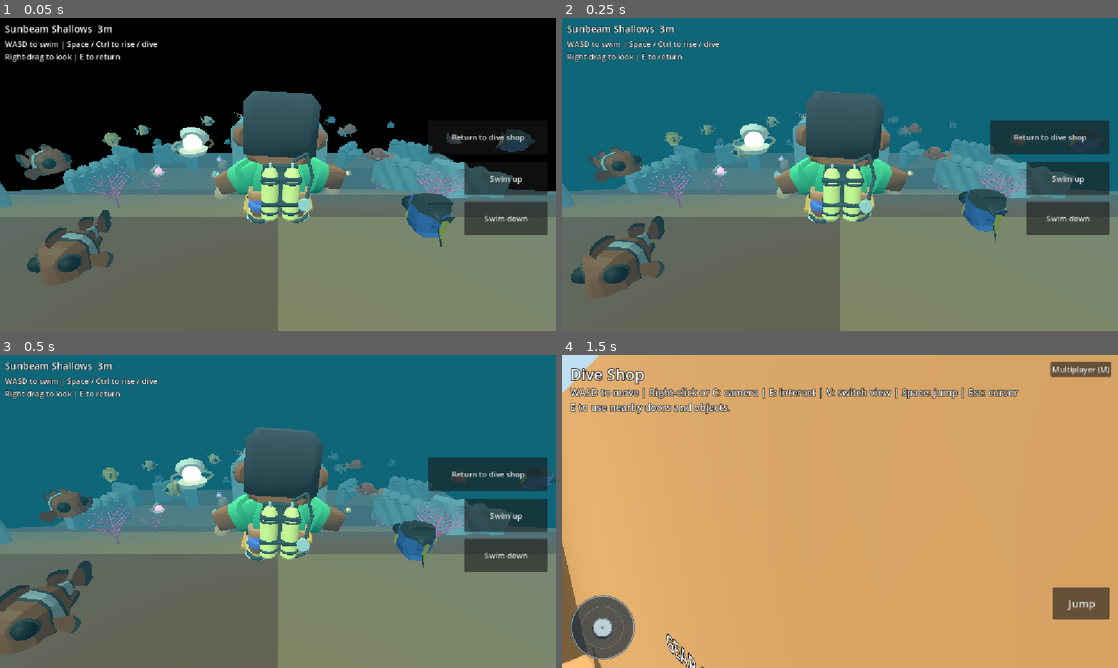
Above: before the commit, frames 1-4 (two rows, left to right).
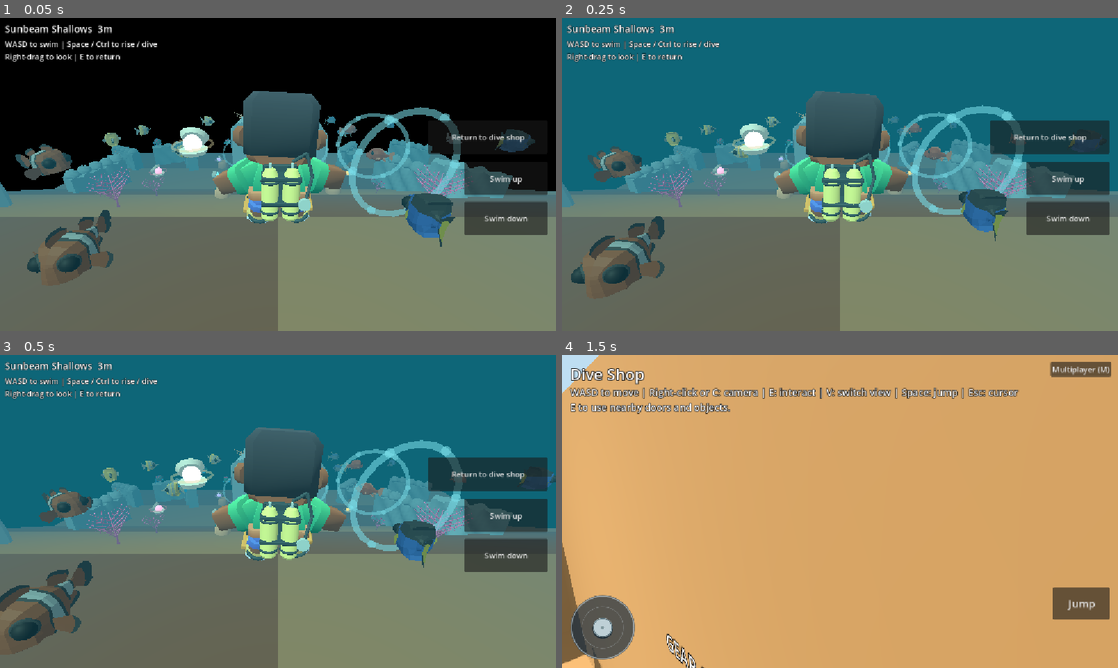
Above: after the commit, the same moments.

Repository: WillowbrookGame/willowbrook
Game: Godot game, scene res://game/scuba/reef.tscn
Two runs of this game, one before a commit and one after it. Both use one fixed random seed, a clock stepped at 60 frames per second and the inputs below. This scene is started directly instead of the project's main scene. Sound files missing from this copy of the repository are replaced by a short silence.
Inputs (mouse positions are in pixels of both pictures, inside the frame that each line leads up to):
- Up to frame 1 (0.05 s): no input
- Up to frame 2 (0.25 s): no input
- Up to frame 3 (0.5 s): no input
- Up to frame 4 (1.5 s): tap Enter at 0.5 s; move the mouse to (962, 495) at 0.52 s; hold Right (ui_right) 0.53-1.25 s; tap E at 0.6 s; click (962, 495) at 0.67 s; tap Space at 0.77 s; drag from (728, 527) to (812, 574) at 1.27 s

The runs differ from the first frame. In frame 1, 1.6% of the frame differs, in the area x 39-83%, y 28-64%; in frame 2, 1.6%; in frame 3, 1.6%; in frame 4, nothing differs.

Commit message:
Add Musical Bubble Rings swim-through trail to Scuba

Diff:
--- a/game/scuba/reef.gd
+++ b/game/scuba/reef.gd
@@ -7,6 +7,7 @@
 const DIVER=preload("res://game/scuba/diver.gd")
 const REEF_ART=preload("res://game/scuba/reef_art.gd")
 const REEF_TREASURES=preload("res://game/scuba/reef_treasures.gd")
+const REEF_RINGS=preload("res://game/scuba/reef_rings.gd")
 const STICK=preload("res://game/movement_thumbstick.gd")
 const ROUTER=preload("res://game/touch_router.gd")
 const GAMEPAD=preload("res://game/gamepad_state.gd")
@@ -32,6 +33,7 @@
 var treasure_banner: Label
 var art: Node3D
 var treasures: Node3D
+var rings: Node3D
 var _banner_time:=0.0
 var _touch=ROUTER.new()
 var _pad=GAMEPAD.new()
@@ -56,6 +58,10 @@
 	treasures.name="ReefTreasures"
 	add_child(treasures)
 	treasures.treasure_found.connect(_on_treasure_found)
+	rings=REEF_RINGS.new()
+	rings.name="ReefRings"
+	add_child(rings)
+	rings.ring_passed.connect(_on_ring_passed)
 	diver=DIVER.new()
 	diver.name="Diver"
 	diver.collision_layer=0
@@ -293,6 +299,8 @@
 	_update_camera(delta)
 	if treasures!=null:
 		treasures.check_diver(diver.position)
+	if rings!=null:
+		rings.check_diver(diver.position)
 	if _banner_time>0.0:
 		_banner_time=maxf(0.0,_banner_time-delta)
 		if _banner_time<=0.0 and treasure_banner!=null:
@@ -300,7 +308,18 @@
 	var readout:="%s  %dm" % [art.landmark(diver.position),roundi(-diver.position.y)]
 	if treasures!=null and treasures.found_count>0:
 		readout+="  ·  Treasures %d / %d" % [treasures.found_count,treasures.total_count()]
+	if rings!=null and rings.passed_count>0:
+		readout+="  ·  Rings %d / %d" % [rings.passed_count,rings.total_count()]
 	depth.text=readout
+
+
+func _on_ring_passed(passed: int, total: int, completed: bool) -> void:
+	if treasure_banner==null or not completed:
+		return
+	treasure_banner.text="Reef melody complete!  (%d / %d)" % [passed,total]
+	treasure_banner.add_theme_color_override("font_color",Color("#7bf1ff"))
+	_banner_time=3.2
+	treasure_banner.show()
 
 
 func _on_treasure_found(title: String, found: int, total: int) -> void:
--- /dev/null
+++ b/game/scuba/reef_rings.gd
@@ -0,0 +1,214 @@
+extends Node3D
+## Eight glowing Musical Bubble Rings winding through the reef and Coral Arch.
+## Pure local swim-through fun: ascending C-major scale, no fin boost, no timer.
+
+signal ring_passed(passed: int, total: int, completed: bool)
+
+const PASS_RADIUS := 2.35
+const RESET_DELAY := 4.0
+const RATE := 22050
+# C5, D5, E5, F5, G5, A5, B5, C6
+const SCALE_FREQS := [523.25, 587.33, 659.25, 698.46, 783.99, 880.00, 987.77, 1046.50]
+const RING_SPOTS: Array[Dictionary] = [
+	{"pos": Vector3(3.6, -4.0, 9.0), "yaw": 0.15},
+	{"pos": Vector3(4.5, -5.2, 4.2), "yaw": -0.35},
+	{"pos": Vector3(1.8, -6.8, -0.5), "yaw": -0.35},
+	{"pos": Vector3(0.0, -8.0, -5.7), "yaw": 0.0},
+	{"pos": Vector3(-4.5, -10.5, -10.0), "yaw": 0.45},
+	{"pos": Vector3(-3.0, -13.2, -15.5), "yaw": -0.35},
+	{"pos": Vector3(1.5, -14.0, -18.5), "yaw": -0.85},
+	{"pos": Vector3(6.5, -13.2, -21.0), "yaw": -1.1},
+]
+
+var rings: Array[Dictionary] = []
+var passed_count := 0
+var _elapsed := 0.0
+var _reset_timer := 0.0
+
+static var _hoop_mesh: TorusMesh
+static var _bead_mesh: SphereMesh
+static var _active_mat: StandardMaterial3D
+static var _passed_mat: StandardMaterial3D
+static var _note_cache: Dictionary = {}
+
+
+func _ready() -> void:
+	_ensure_shared_meshes()
+	for i in RING_SPOTS.size():
+		var spec: Dictionary = RING_SPOTS[i]
+		var node := _build_ring_node(spec)
+		add_child(node)
+		rings.append({
+			"base": spec.pos as Vector3,
+			"yaw": float(spec.yaw),
+			"node": node,
+			"hoop": node.get_node("Hoop") as MeshInstance3D,
+			"phase": float(i) * 0.85,
+			"passed": false,
+		})
+
+
+func total_count() -> int:
+	return rings.size()
+
+
+func check_diver(diver_pos: Vector3) -> void:
+	if _reset_timer > 0.0:
+		return
+	var radius_sq := PASS_RADIUS * PASS_RADIUS
+	for entry: Dictionary in rings:
+		if bool(entry.passed):
+			continue
+		var node: Node3D = entry.node
+		if diver_pos.distance_squared_to(node.position) <= radius_sq:
+			entry.passed = true
+			passed_count += 1
+			var hoop: MeshInstance3D = entry.hoop
+			hoop.material_override = _passed_mat
+			_spawn_ring_bubbles(node.position)
+			var done := passed_count >= rings.size()
+			_play_note(passed_count, done)
+			if done:
+				_reset_timer = RESET_DELAY
+			ring_passed.emit(passed_count, rings.size(), done)
+
+
+func _reset_rings() -> void:
+	passed_count = 0
+	_reset_timer = 0.0
+	for entry: Dictionary in rings:
+		entry.passed = false
+		var hoop: MeshInstance3D = entry.hoop
+		hoop.material_override = _active_mat
+
+
+func _process(delta: float) -> void:
+	_elapsed += delta
+	if _reset_timer > 0.0:
+		_reset_timer = maxf(0.0, _reset_timer - delta)
+		if _reset_timer <= 0.0:
+			_reset_rings()
+	for entry: Dictionary in rings:
+		var node: Node3D = entry.node
+		var base: Vector3 = entry.base
+		var phase: float = float(entry.phase)
+		node.position = base + Vector3(0.0, sin(_elapsed * 1.6 + phase) * 0.16, 0.0)
+
+
+static func _ensure_shared_meshes() -> void:
+	if _hoop_mesh != null:
+		return
+	_hoop_mesh = TorusMesh.new()
+	_hoop_mesh.inner_radius = 1.48
+	_hoop_mesh.outer_radius = 1.66
+	_hoop_mesh.rings = 24
+	_hoop_mesh.ring_segments = 10
+
+	_bead_mesh = SphereMesh.new()
+	_bead_mesh.radius = 0.12
+	_bead_mesh.height = 0.24
+	_bead_mesh.radial_segments = 10
+	_bead_mesh.rings = 6
+
+	_active_mat = StandardMaterial3D.new()
+	_active_mat.shading_mode = BaseMaterial3D.SHADING_MODE_UNSHADED
+	_active_mat.transparency = BaseMaterial3D.TRANSPARENCY_ALPHA
+	_active_mat.albedo_color = Color(0.54, 0.96, 1.0, 0.56)
+
+	_passed_mat = StandardMaterial3D.new()
+	_passed_mat.shading_mode = BaseMaterial3D.SHADING_MODE_UNSHADED
+	_passed_mat.transparency = BaseMaterial3D.TRANSPARENCY_ALPHA
+	_passed_mat.albedo_color = Color(1.0, 0.94, 0.62, 0.22)
+
+
+func _build_ring_node(spec: Dictionary) -> Node3D:
+	var root := Node3D.new()
+	root.position = spec.pos as Vector3
+	root.rotation.y = float(spec.yaw)
+
+	var hoop := MeshInstance3D.new()
+	hoop.name = "Hoop"
+	hoop.mesh = _hoop_mesh
+	hoop.material_override = _active_mat
+	# Stand the torus vertically so divers swim cleanly through the open center.
+	hoop.rotation.x = PI * 0.5
+	hoop.cast_shadow = GeometryInstance3D.SHADOW_CASTING_SETTING_OFF
+	root.add_child(hoop)
+
+	for i in 6:
+		var angle := (TAU / 6.0) * float(i)
+		var bead := MeshInstance3D.new()
+		bead.mesh = _bead_mesh
+		bead.material_override = _active_mat
+		bead.position = Vector3(cos(angle) * 1.58, sin(angle) * 1.58, 0.0)
+		bead.cast_shadow = GeometryInstance3D.SHADOW_CASTING_SETTING_OFF
+		root.add_child(bead)
+	return root
+
+
+func _spawn_ring_bubbles(at: Vector3) -> void:
+	if not is_inside_tree():
+		return
+	var mat := StandardMaterial3D.new()
+	mat.shading_mode = BaseMaterial3D.SHADING_MODE_UNSHADED
+	mat.transparency = BaseMaterial3D.TRANSPARENCY_ALPHA
+	mat.albedo_color = Color(0.76, 0.98, 1.0, 0.78)
+	for i in 8:
+		var angle := (TAU / 8.0) * float(i)
+		var bubble := MeshInstance3D.new()
+		bubble.mesh = _bead_mesh
+		bubble.material_override = mat
+		bubble.cast_shadow = GeometryInstance3D.SHADOW_CASTING_SETTING_OFF
+		add_child(bubble)
+		var start := at + Vector3(cos(angle) * 1.4, sin(angle) * 1.4, 0.0)
+		bubble.global_position = start
+		var tween := create_tween()
+		tween.set_parallel(true)
+		tween.tween_property(bubble, "global_position", start + Vector3(cos(angle) * 0.45, 1.35, sin(angle) * 0.35), 0.52).set_ease(Tween.EASE_OUT)
+		tween.tween_property(bubble, "scale", Vector3.ONE * 0.08, 0.52).set_ease(Tween.EASE_IN)
+		tween.chain().tween_callback(bubble.queue_free)
+
+
+static func _build_note(index: int, final_chord: bool) -> AudioStreamWAV:
+	var duration := 0.58 if final_chord else 0.30
+	var samples := int(RATE * duration)
+	var data := PackedByteArray()
+	data.resize(samples * 2)
+	var freq: float = SCALE_FREQS[clampi(index - 1, 0, SCALE_FREQS.size() - 1)]
+	var p1 := 0.0
+	var p2 := 0.0
+	var p3 := 0.0
+	for i in samples:
+		var t := float(i) / float(RATE)
+		var env := exp(-t * (5.0 if final_chord else 10.5))
+		p1 += TAU * freq / float(RATE)
+		var wave := sin(p1) * 0.70 + sin(p1 * 2.0) * 0.16
+		if final_chord:
+			p2 += TAU * (freq * 0.75) / float(RATE)
+			p3 += TAU * (freq * 0.625) / float(RATE)
+			if t > 0.05:
+				wave += sin(p2) * 0.40
+			if t > 0.10:
+				wave += sin(p3) * 0.40
+		var clamped := clampi(roundi(wave * env * 0.40 * 32767.0), -32768, 32767)
+		data.encode_s16(i * 2, clamped)
+	var wav := AudioStreamWAV.new()
+	wav.format = AudioStreamWAV.FORMAT_16_BITS
+	wav.mix_rate = RATE
+	wav.stereo = false
+	wav.data = data
+	return wav
+
+
+func _play_note(count: int, final_chord: bool) -> void:
+	if DisplayServer.get_name() == "headless" or not is_inside_tree():
+		return
+	var key := "%d_%s" % [count, final_chord]
+	if not _note_cache.has(key):
+		_note_cache[key] = _build_note(count, final_chord)
+	var player := AudioStreamPlayer.new()
+	player.stream = _note_cache[key]
+	player.volume_db = -6.0
+	add_child(player)
+	player.finished.connect(player.queue_free)
+	player.play()
--- /dev/null
+++ b/game/scuba/test_scuba_rings.gd
@@ -0,0 +1,54 @@
+extends SceneTree
+const REEF := "res://game/scuba/reef.tscn"
+
+func _initialize() -> void:
+	call_deferred("_run")
+
+func _require(ok: bool, msg: String) -> bool:
+	if not ok:
+		push_error(msg)
+		quit(1)
+	return ok
+
+func _run() -> void:
+	if change_scene_to_file(REEF) != OK:
+		quit(1)
+		return
+	await scene_changed
+	var reef := current_scene
+	var rings: Node3D = reef.rings
+	if not _require(rings != null and rings.total_count() == 8 and rings.passed_count == 0, "Reef should start with 8 unpassed musical rings"):
+		return
+	# Verify all 8 rings sit inside swim bounds and clear of the floor/surface.
+	for i in rings.rings.size():
+		var pos: Vector3 = rings.rings[i].base
+		var floor_y: float = reef.art.floor_at(pos)
+		if not _require(absf(pos.x) <= reef.EXTENT.x and absf(pos.z) <= reef.EXTENT.y, "Ring %d outside swim extent" % i):
+			return
+		if not _require(pos.y >= floor_y + 0.9 and pos.y <= reef.TOP, "Ring %d unreachable vertically: y=%s floor=%s" % [i, pos.y, floor_y]):
+			return
+	# Free swimmers see no ring clutter before passing one.
+	await physics_frame
+	if not _require("Rings" not in reef.depth.text, "Ring HUD should stay hidden until first ring"):
+		return
+	# Swim through all 8 rings; verify velocity is unchanged (no fin boost) and completion banner shows.
+	for i in rings.rings.size():
+		var pos: Vector3 = rings.rings[i].base
+		reef.diver.position = pos
+		reef.diver.velocity = Vector3.ZERO
+		await physics_frame
+		if not _require(rings.passed_count == i + 1, "Ring %d was not counted" % (i + 1)):
+			return
+		if not _require(reef.diver.velocity.length() < 0.01, "Passing a ring should not add a fin speed boost"):
+			return
+		await physics_frame
+		if not _require(rings.passed_count == i + 1, "Ring %d double-counted" % (i + 1)):
+			return
+	if not _require("8 / 8" in reef.depth.text and "melody complete" in reef.treasure_banner.text, "Ring melody completion banner/readout missing"):
+		return
+	# Verify rings reset cleanly after RESET_DELAY so kids can replay the melody.
+	rings._process(rings.RESET_DELAY + 0.1)
+	if not _require(rings.passed_count == 0 and not rings.rings[0].passed, "Rings did not reset after completion delay"):
+		return
+	print("PASS: 8 Musical Bubble Rings, reachable ribbon, no fin boost, melody completion, and replay reset")
+	quit()
Not shown, added: game/scuba/reef_rings.gd.uid
Not shown, added: game/scuba/test_scuba_rings.gd.uid
